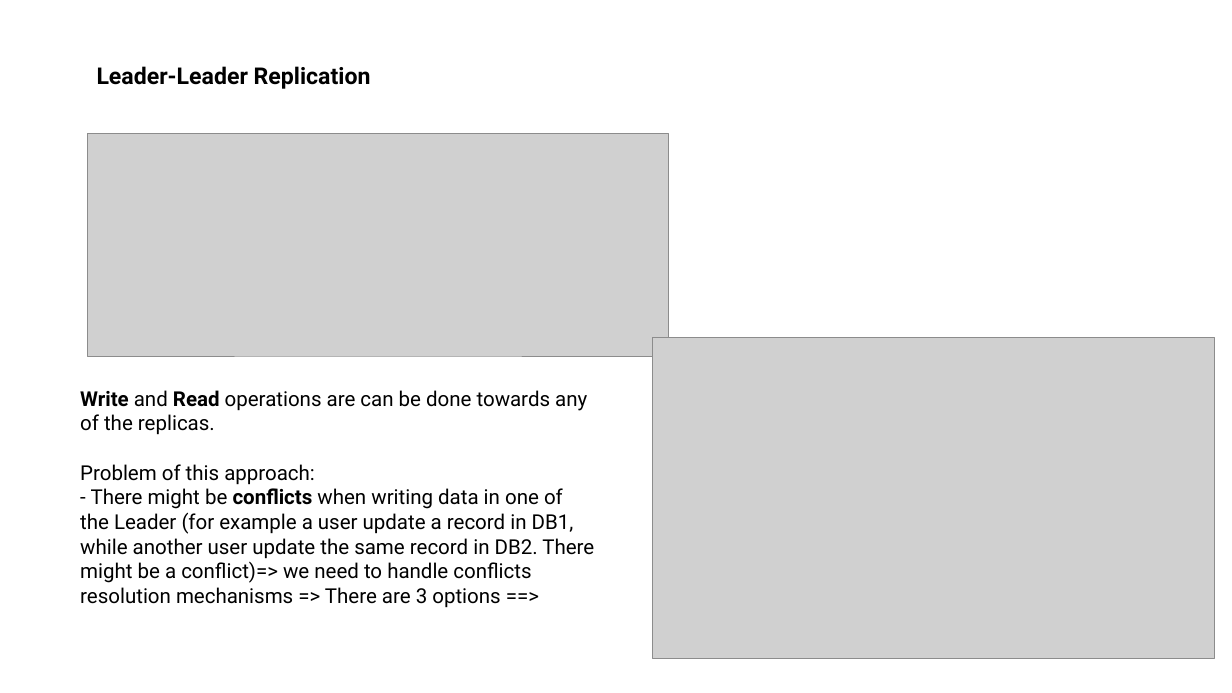
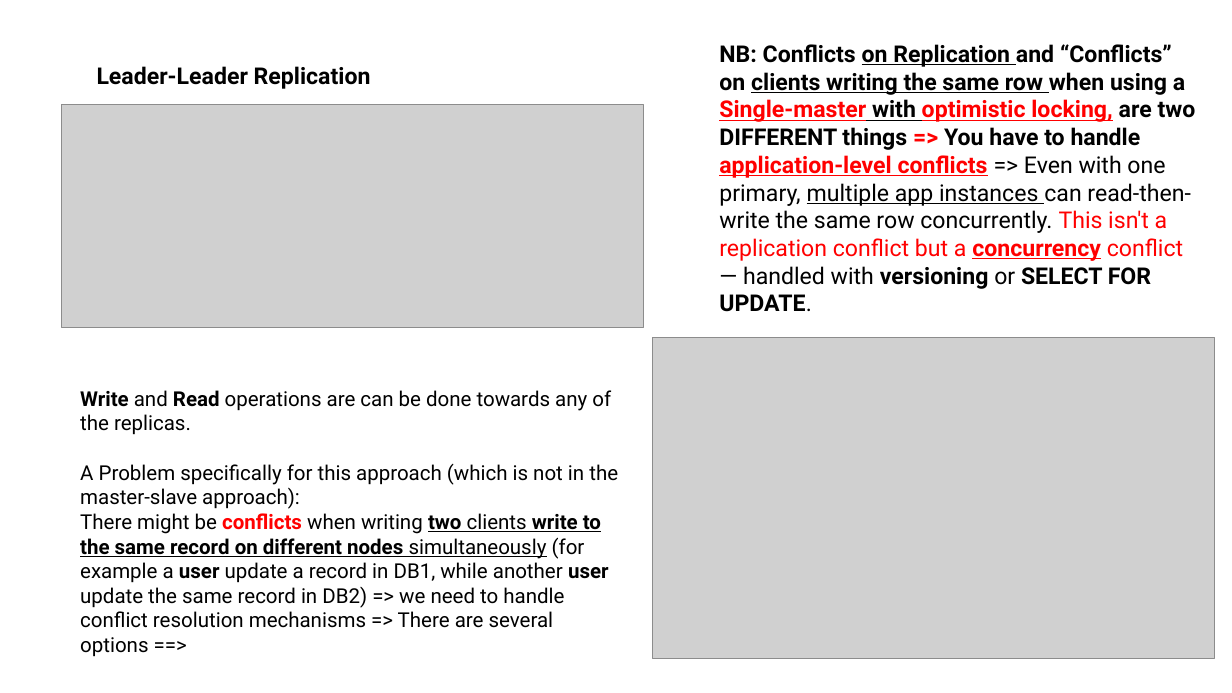
Before and after one commit to dventura3/system-design, a slide deck: slide 4 of docs/DB Replication.pptx. Drawn at 1232x693 pixels with LibreOffice and Linux fonts; fonts in the diff are those of the drawing; grey boxes stand for pictures. Boxes give left, top, right and bottom in pixels: in the first picture for what was removed or moved away, otherwise in the second. Text is boxed around its words. In the diff, an @@ line names an element or a change of style, - is before the commit and + after.

Commit message:
Updated replication

```diff
--- a/docs/DB Replication.pptx
+++ b/docs/DB Replication.pptx
@@ text added at [719, 44, 1196, 312], 18 pt, text #000000, bold @@
+NB: Conflicts on Replication and “Conflicts” on clients writing the same row when using a Single-master with optimistic locking, are two DIFFERENT things => You have to handle application-level conflicts => Even with one primary, multiple app instances can read-then-write the same row concurrently. This isn't a replication conflict but a concurrency conflict — handled with versioning or SELECT FOR UPDATE.
@@ picture: place and size @@
-picture at [88, 134, 669, 357]
+picture at [62, 105, 643, 328]
@@ text at [80, 464, 618, 628]: text changed @@
-Problem of this approach:
-- There might be conflicts when writing data in one of the Leader (for example a user update a record in DB1, while another user update the same record in DB2. There might be a conflict)=> we need to handle conflicts resolution mechanisms => There are 3 options ==>
+A Problem specifically for this approach (which is not in the master-slave approach):
+There might be conflicts when writing two clients write to the same record on different nodes simultaneously (for example a user update a record in DB1, while another user update the same record in DB2) => we need to handle conflict resolution mechanisms => There are several options ==>
```
Also in this commit, not shown: 3 other slides changed, 8 slides added, 2 other files.
